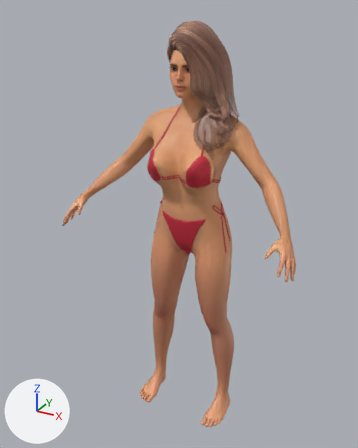
An edit to the glTF model models/her_poser.glb, drawn before and after from the same camera.
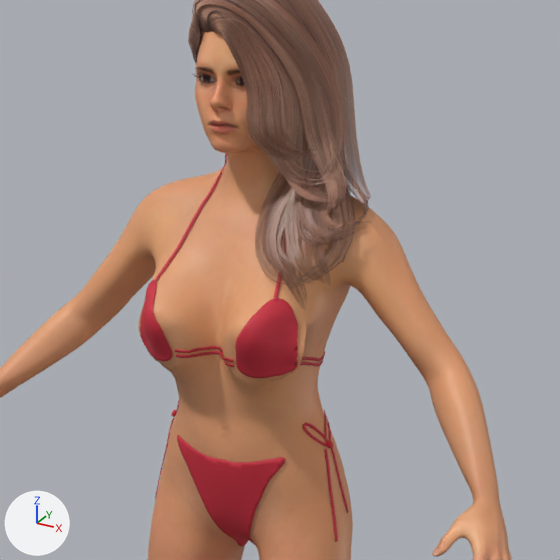
Each version is shown whole from a camera (50 mm lens) standing at (0.878, -1.743, 1.757) and looking at (-0.033, -0.086, 0.929), then close up on the part from 26% to 88% of the width and 8% to 58% of the height. Every picture has the same lights, and +X, +Y and +Z are marked at lower left. The last two pictures show the newer version. Vertices at exactly the same position are counted once.

Script lines for the objects in view, before the commit:
```python
me_base = bpy.data.meshes.new('base')
me_base.from_pydata(...)  # 53514 vertices, 107024 faces; spans x -0.51..0.51, y -0.3..0.09, z 0.0..1.66
me_base.materials.append(mat_body_body)  # picture img_skin_clean
me_bikini = bpy.data.meshes.new('Bikini')
me_bikini.from_pydata(...)  # 19168 vertices, 38126 faces; spans x -0.174..0.174, y -0.213..0.093, z 0.761..1.444
me_bikini.materials.append(mat_bikinifabric)  # red #ce2c3f
me_elvs_adrienne_hair1 = bpy.data.meshes.new('elvs_adrienne_hair1')
me_elvs_adrienne_hair1.from_pydata(...)  # 6110 vertices, 9345 faces; spans x -0.099..0.203, y -0.16..0.095, z 1.235..1.71
me_elvs_adrienne_hair1.materials.append(mat_body_elvs_adrienne_hair)  # picture img_adriennehairtex1
ob_bikini = bpy.data.objects.new('Bikini', me_bikini)
ob_bikini.location = (0.0, 0.0, 0.0)
ob_body = bpy.data.objects.new('Body', me_base)
ob_body.location = (0.0, 0.0, 0.0)
ob_body_elvs_adrienne_hair = bpy.data.objects.new('Body.elvs_adrienne_hair', me_elvs_adrienne_hair1)
ob_body_elvs_adrienne_hair.location = (0.0, 0.0, 0.0)
```
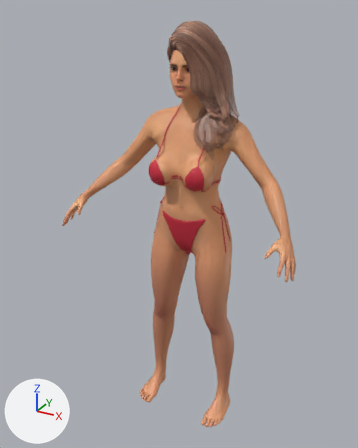
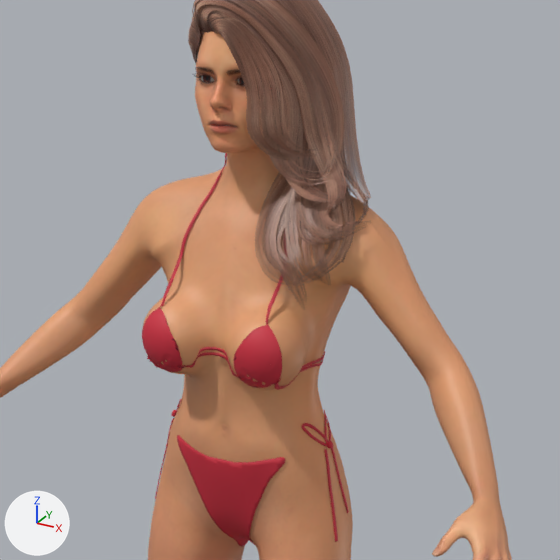
Pixel boxes [x1, y1, x2, y2] of what changed, in the close-ups (560 x 560 px; the box of a moved part takes in the faces that stretch with it):
```json
{"object": "Bikini", "change": "reshaped", "before": [140, 153, 349, 547], "after": [142, 153, 349, 547]}
{"part": 1, "of": "me_bikini", "change": "added", "after": [181, 347, 238, 377]}
{"part": 2, "of": "me_bikini", "change": "added", "after": [171, 352, 244, 380]}
{"part": 3, "of": "me_bikini", "change": "moved or reshaped", "before": [140, 207, 324, 378], "after": [142, 208, 324, 390]}
{"part": 4, "of": "me_base", "change": "moved or reshaped", "before": [138, 224, 345, 560], "after": [142, 227, 345, 560]}
```

The change, as JSON lines over the scene's bpy script:
```json
{"block": "me_bikini", "where": "# used by ob_bikini; location = (0.0, 0.0, 0.0)"}
{"op": "remove", "block": "me_bikini", "code": "me_bikini.from_pydata(...)  # 19168 vertices, 38126 faces; spans x -0.174..0.174, y -0.213..0.093, z 0.761..1.444"}
{"op": "add", "block": "me_bikini", "code": "me_bikini.from_pydata(...)  # 19235 vertices, 38351 faces; spans x -0.174..0.174, y -0.194..0.093, z 0.761..1.444"}
{"block": "me_bikini", "change": "me_bikini part 1: a new loose piece of 180 vertices spanning x -0.077..0.077, y -0.185..-0.152, z 1.129..1.164, in mat_bikinifabric (red #ce2c3f)"}
{"block": "me_bikini", "change": "me_bikini part 2: a new loose piece of 176 vertices spanning x -0.082..0.082, y -0.184..-0.151, z 1.125..1.155, in mat_bikinifabric (red #ce2c3f)"}
{"block": "me_bikini", "change": "me_bikini part 3: 93 vertices moved within x -0.125..0.125, y -0.191..0.054, z 1.121..1.441; 7181 vertices removed from x -0.136..0.136, y -0.213..0.058, z 1.121..1.441; 6907 vertices added at x -0.125..0.125, y -0.194..0.057, z 1.113..1.441"}
{"block": "me_bikini", "change": "other edits to the shape of me_bikini do not show in these pictures"}
{"block": "me_base", "where": "me_base.from_pydata(...)  # 53514 vertices, 107024 faces; spans x -0.51..0.51, y -0.3..0.09, z 0.0..1.66"}
{"block": "me_base", "where": "# used by ob_body; location = (0.0, 0.0, 0.0)"}
{"block": "me_base", "change": "me_base part 4: 912 vertices moved from x -0.15..0.18, y -0.21..0.04, z 0.81..1.33 to x -0.14..0.18, y -0.19..0.04, z 0.81..1.33; 809 vertices removed from x -0.15..0.15, y -0.21..-0.06, z 1.01..1.33; 809 vertices added at x -0.14..0.14, y -0.19..-0.05, z 1.01..1.32"}
```
